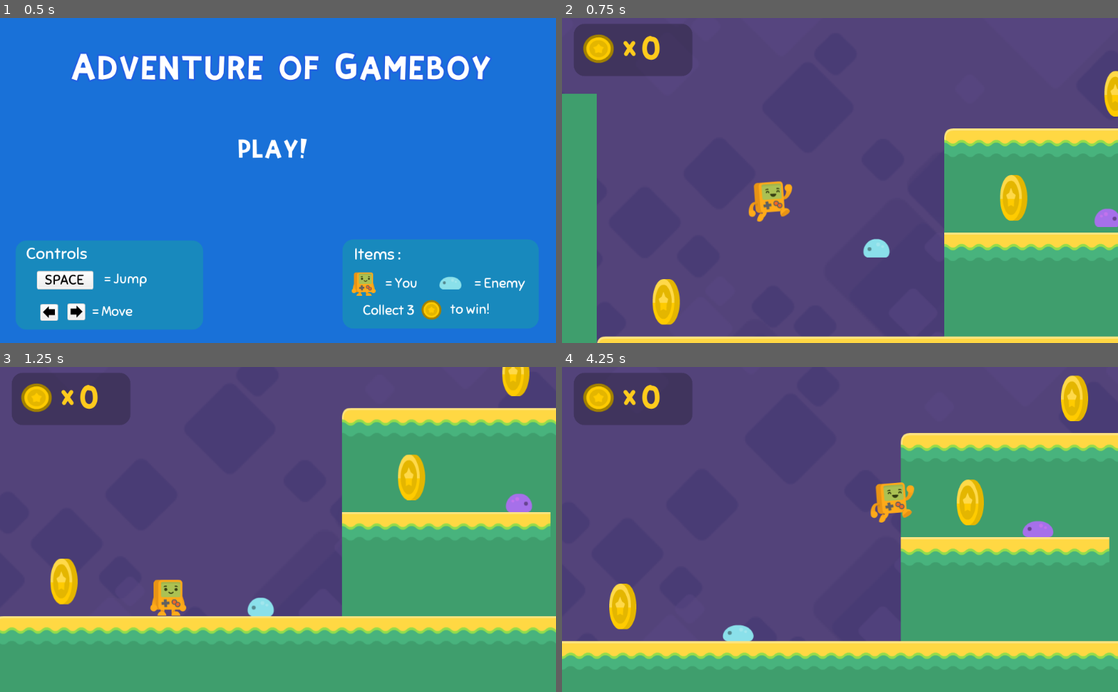
Above: before the commit, frames 1-4 (two rows, left to right).
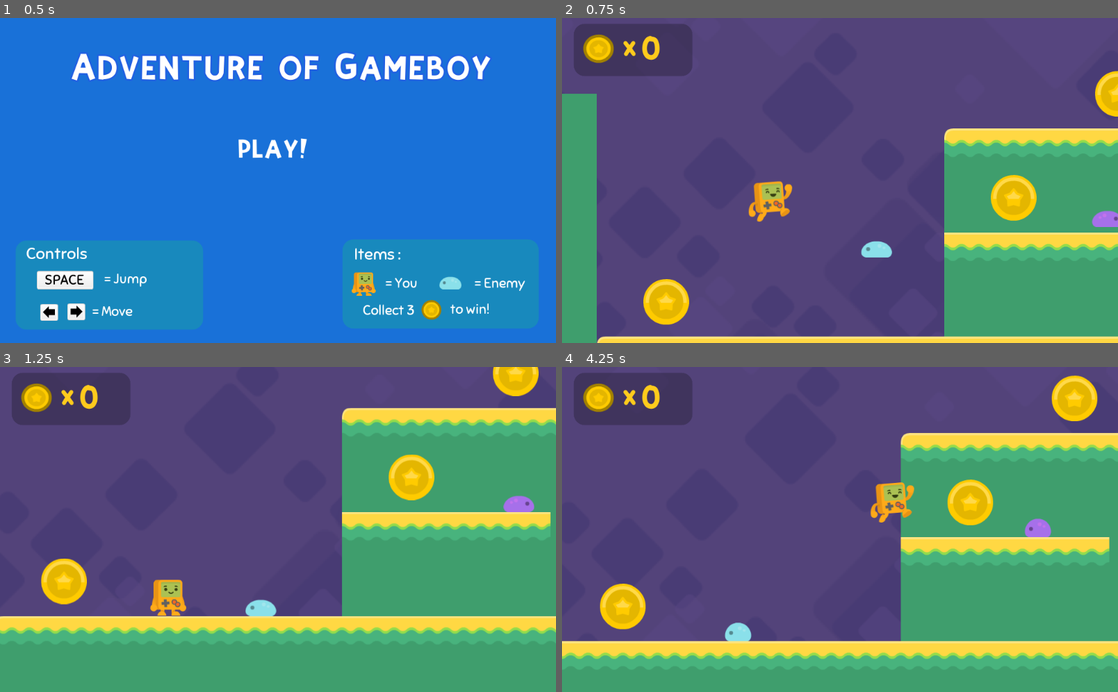
Above: after the commit, the same moments.

Repository: Manik5/2D-Platform
Game: Godot game, scene res://TitleMenu.tscn
Same seed, same stepped clock (60 frames per second), same inputs: the game is played once before the commit and once after it.
Inputs:
- Up to frame 1 (0.5 s): no input
- Up to frame 2 (0.75 s): click "PLAY!" at 0.5 s
- Up to frame 3 (1.25 s): no input
- Up to frame 4 (4.25 s): hold Right (right) 1.28-2.78 s; tap Space (jump) at 1.35, 1.52, 1.82, 2.1, 2.27, 2.57, 2.85, 3.6, 3.77, 4.07 s; hold Left (left) 2.78-3.53 s; hold Right (right) from 3.53 s (still down)

Frame 1 is identical in both runs. In frame 2, 1.5% of the frame differs, in the area x 14-100%, y 16-95%; in frame 3, 1.6%; in frame 4, 1.8%, in the area x 6-97%, y 2-85%.

Commit message:
sounds effect

Diff:
--- a/HUD.gd
+++ b/HUD.gd
@@ -8,5 +8,5 @@
 func _on_coin_collected():
 	coins = coins + 1
 	_ready()
-	if coins == 3:
+	if coins == 10:
 		get_tree().change_scene("res://YouWinMenu.tscn")
--- a/Steve.tscn
+++ b/Steve.tscn
@@ -1,7 +1,8 @@
-[gd_scene load_steps=4 format=2]
+[gd_scene load_steps=5 format=2]
 
 [ext_resource path="res://steve_spriteframes.tres" type="SpriteFrames" id=1]
 [ext_resource path="res://steve.gd" type="Script" id=2]
+[ext_resource path="res://assets/sounds/jump1.ogg" type="AudioStream" id=3]
 
 [sub_resource type="CapsuleShape2D" id=1]
 radius = 27.1681
@@ -25,4 +26,9 @@
 [node name="Timer" type="Timer" parent="."]
 wait_time = 0.7
 one_shot = true
+
+[node name="SoundJump" type="AudioStreamPlayer" parent="."]
+stream = ExtResource( 3 )
+volume_db = -14.0
+pitch_scale = 1.2
 [connection signal="timeout" from="Timer" to="." method="_on_Timer_timeout"]
--- a/TitleMenu.tscn
+++ b/TitleMenu.tscn
@@ -9,6 +9,7 @@
 [ext_resource path="res://assets/UI/grey_button13.png" type="Texture" id=7]
 [ext_resource path="res://assets/UI/arrow-UP.png" type="Texture" id=8]
 [ext_resource path="res://PlayButton.gd" type="Script" id=9]
+[ext_resource path="res://assets/music/Swinging Pants.ogg" type="AudioStream" id=10]
 
 [sub_resource type="DynamicFont" id=1]
 size = 50
@@ -288,4 +289,9 @@
 __meta__ = {
 "_edit_use_anchors_": false
 }
+
+[node name="MusicTitleScreen" type="AudioStreamPlayer" parent="."]
+stream = ExtResource( 10 )
+volume_db = -12.0
+autoplay = true
 [connection signal="pressed" from="PlayButton" to="PlayButton" method="_on_PlayButton_pressed"]
--- a/coin.gd
+++ b/coin.gd
@@ -6,6 +6,7 @@
 	$AnimationPlayer.play("bounce")
 	emit_signal("coin_collected")
 	set_collision_mask_bit(0, false)
+	$SoundCoinCollect.play()
 
 func _on_AnimationPlayer_animation_finished(anim_name):
 	queue_free()
--- a/coin.tscn
+++ b/coin.tscn
@@ -1,9 +1,10 @@
-[gd_scene load_steps=8 format=2]
+[gd_scene load_steps=9 format=2]
 
 [ext_resource path="res://coin.gd" type="Script" id=1]
 [ext_resource path="res://assets/coin/gold_1.png" type="Texture" id=2]
 [ext_resource path="res://assets/coin/gold_3.png" type="Texture" id=3]
 [ext_resource path="res://assets/coin/gold_2.png" type="Texture" id=4]
+[ext_resource path="res://assets/sounds/powerUp2.ogg" type="AudioStream" id=5]
 
 [sub_resource type="CircleShape2D" id=1]
 radius = 32.0
@@ -43,10 +44,13 @@
 [node name="AnimatedSprite" type="AnimatedSprite" parent="."]
 frames = SubResource( 2 )
 animation = "spin"
-frame = 2
 playing = true
 
 [node name="AnimationPlayer" type="AnimationPlayer" parent="."]
 anims/bounce = SubResource( 3 )
+
+[node name="SoundCoinCollect" type="AudioStreamPlayer" parent="."]
+stream = ExtResource( 5 )
+volume_db = -8.0
 [connection signal="body_entered" from="." to="." method="_on_coin_body_entered"]
 [connection signal="animation_finished" from="AnimationPlayer" to="." method="_on_AnimationPlayer_animation_finished"]
--- a/enemy.gd
+++ b/enemy.gd
@@ -38,6 +38,7 @@
 	$sides_checker.set_collision_mask_bit(0, false)
 	$Timer.start()
 	body.bounce()
+	$SoundSquash.play()
 
 
 func _on_sides_checker_body_entered(body):
--- a/enemy.tscn
+++ b/enemy.tscn
@@ -1,9 +1,10 @@
-[gd_scene load_steps=9 format=2]
+[gd_scene load_steps=10 format=2]
 
 [ext_resource path="res://enemy.gd" type="Script" id=1]
 [ext_resource path="res://assets/enemies/slimeBlue_squashed.png" type="Texture" id=2]
 [ext_resource path="res://assets/enemies/slimeBlue.png" type="Texture" id=3]
 [ext_resource path="res://assets/enemies/slimeBlue_blue.png" type="Texture" id=4]
+[ext_resource path="res://assets/sounds/pepSound2.ogg" type="AudioStream" id=5]
 
 [sub_resource type="SpriteFrames" id=1]
 animations = [ {
@@ -36,6 +37,7 @@
 position = Vector2( 3.05176e-05, 0 )
 frames = SubResource( 1 )
 animation = "crawl"
+frame = 1
 playing = true
 
 [node name="CollisionShape2D" type="CollisionShape2D" parent="."]
@@ -68,6 +70,10 @@
 [node name="Timer" type="Timer" parent="."]
 wait_time = 0.5
 one_shot = true
+
+[node name="SoundSquash" type="AudioStreamPlayer" parent="."]
+stream = ExtResource( 5 )
+volume_db = -2.0
 [connection signal="body_entered" from="top_checker" to="." method="_on_top_checker_body_entered"]
 [connection signal="body_entered" from="sides_checker" to="." method="_on_sides_checker_body_entered"]
 [connection signal="timeout" from="Timer" to="." method="_on_Timer_timeout"]
--- a/steve.gd
+++ b/steve.gd
@@ -27,6 +27,7 @@
 
 	if Input.is_action_just_pressed("jump") and is_on_floor():
 		velocity.y = JUMPFORCE
+		$SoundJump.play()
 
 	velocity = move_and_slide(velocity, Vector2.UP)
 
Not shown: 1 places in TitleMenu.tscn that only renumber resources
Not shown, added: assets/music/Retro Beat.ogg.import
Not shown, added: assets/music/Swinging Pants.ogg.import
Not shown, added: assets/sounds/confirmation_001.ogg.import
Not shown, added: assets/sounds/confirmation_002.ogg.import
Not shown, added: assets/sounds/error_007.ogg.import
Not shown, added: assets/sounds/jingles_PIZZA07.ogg.import
Not shown, added: assets/sounds/jump1.ogg.import
Not shown, added: assets/sounds/minimize_001.ogg.import
Not shown, added: assets/sounds/pepSound2.ogg.import
Not shown, added: assets/sounds/pepSound4.ogg.import
Not shown, added: assets/sounds/powerUp10.ogg.import
(and 19 more such lines)
